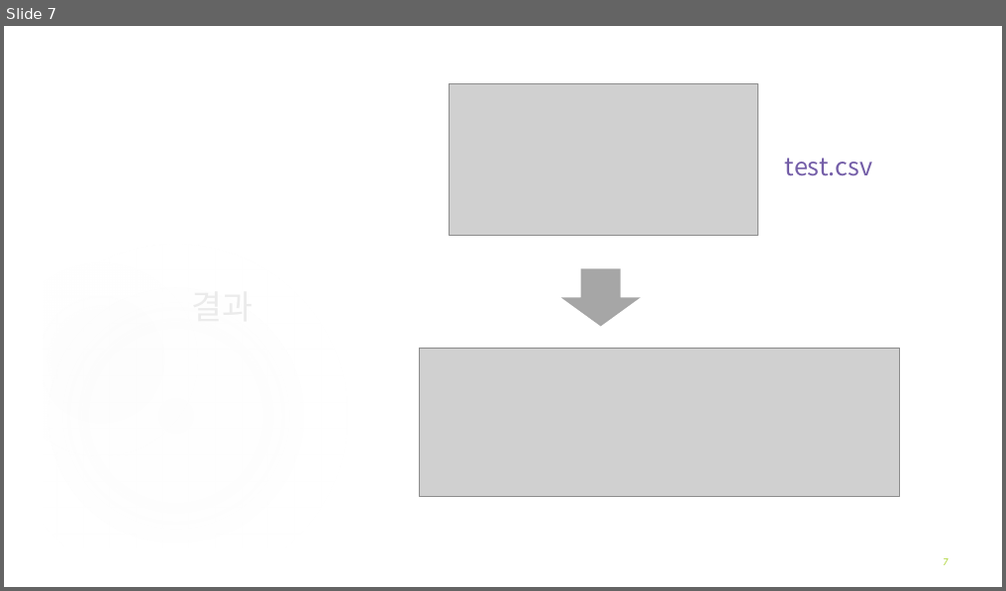
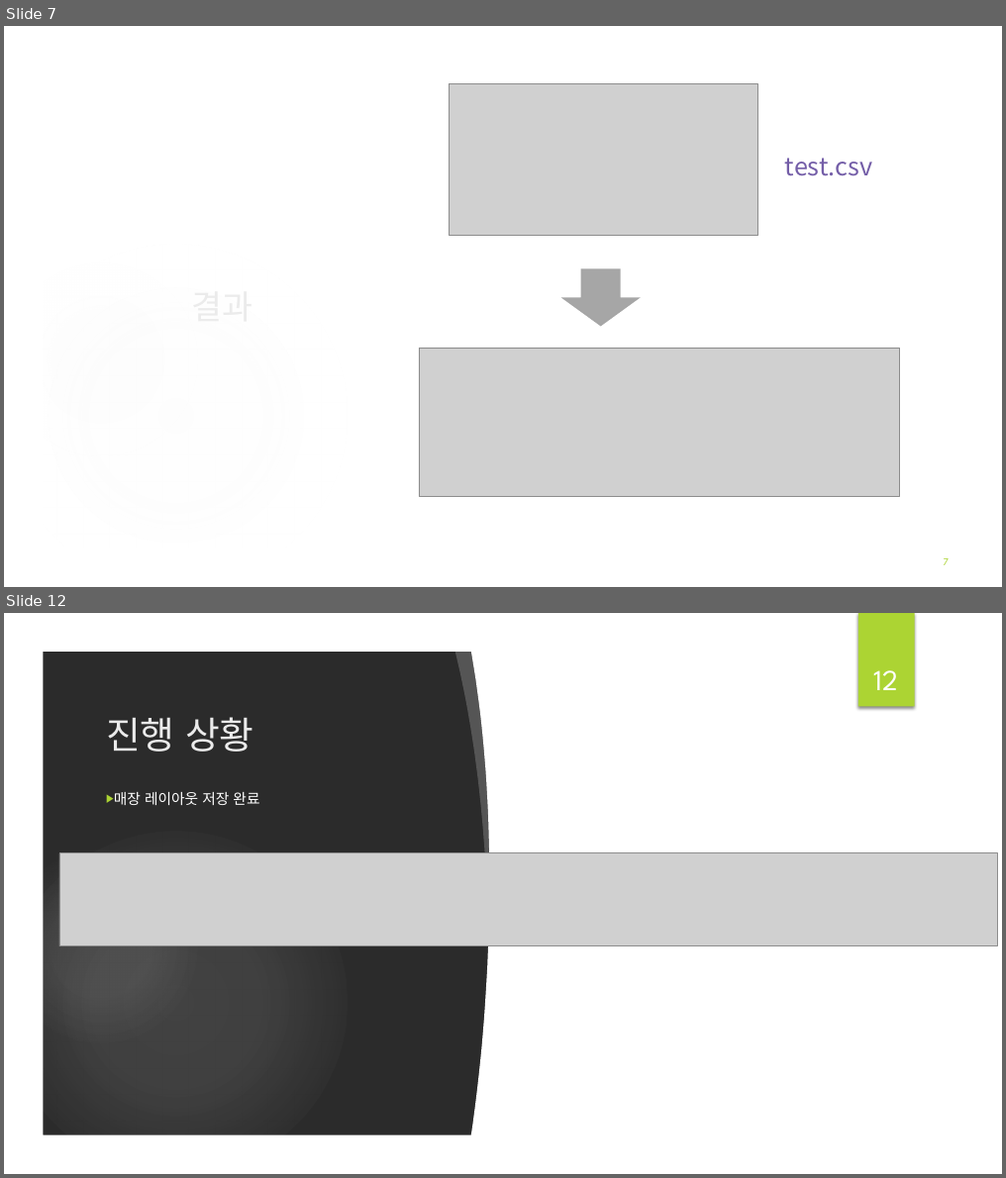
Before and after one commit to BerryWell/CapstoneDesign-2019-02, a slide deck: 제출자료/발표자료/발표 자료_13주차_12조.pptx. Shown one above the other, each under a label of ours: slide 7 before the commit, slides 7 and 12 after it; the slides between them are not shown. The pictures are 1006x591 and 1006x1178 pixels, drawn with LibreOffice and Linux fonts; fonts in the diff are those of the drawing; grey boxes stand for pictures; background and template pictures are left out; a plain dark background stands for a picture behind light text. Boxes give left, top, right and bottom in pixels: in the first picture for what was removed or moved away, otherwise in the second. Text is boxed around its words. In the diff, an @@ line names an element or a change of style, - is before the commit and + after.

```diff
--- a/제출자료/발표자료/발표 자료_13주차_12조.pptx
+++ b/제출자료/발표자료/발표 자료_13주차_12조.pptx
@@ slide 12 added at <box>4,613,1002,1174</box>, background picture (left out); not listed: 5 template elements that a slide beside it also shows @@
@@ group added at <box>4,613,1002,1174</box>: 3 freeform shapes, 1 rectangle @@
@@ page number added at <box>873,670,898,690</box>, 28 pt, text #FFFFFF @@
+12
@@ title added at <box>106,717,254,752</box>, 36 pt, text #EBEBEB @@
+진행 상황
@@ text added at <box>114,792,259,805</box>, 14 pt, text #FFFFFF @@
+▶ 매장 레이아웃 저장 완료
@@ picture added at <box>59,854,997,947</box> @@
```
Also in this commit, not shown: 2 slides changed, 3 other slides added.
